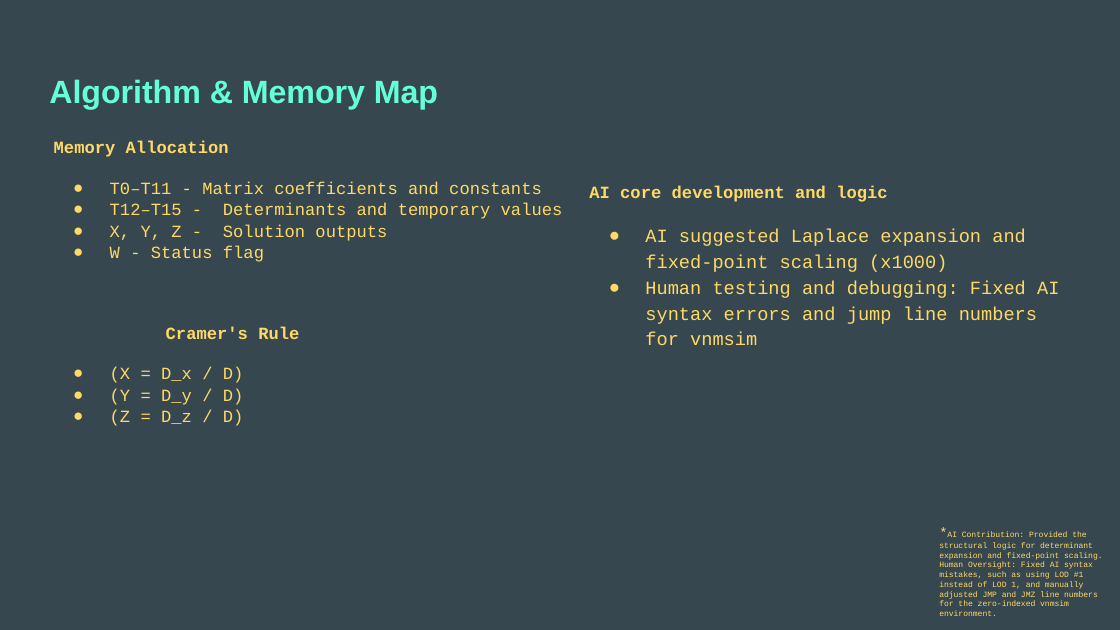
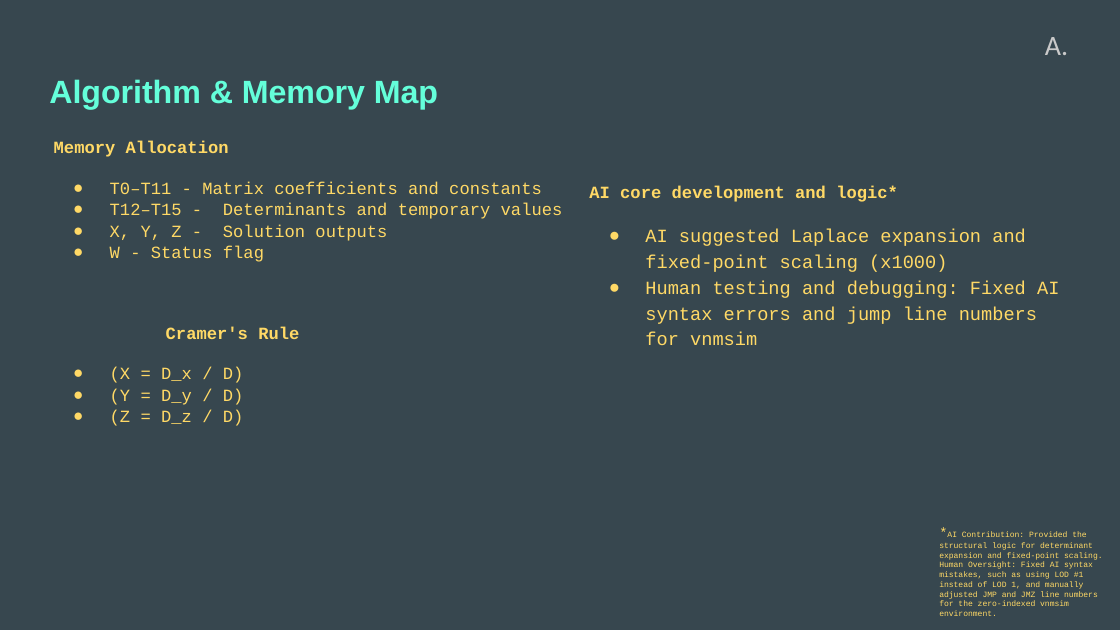
Before and after one commit to TTUlanov/CCSA-61931, a slide deck: slide 3 of TAS.pptx. Drawn at 1120x630 pixels with LibreOffice and Linux fonts; fonts in the diff are those of the drawing. Boxes give left, top, right and bottom in pixels: in the first picture for what was removed or moved away, otherwise in the second. Text is boxed around its words. In the diff, an @@ line names an element or a change of style, - is before the commit and + after.

```diff
--- a/TAS.pptx
+++ b/TAS.pptx
@@ text added at [1045, 37, 1068, 55], 18 pt, text #CACACA @@
+A.
@@ text at [589, 185, 898, 202]: text changed @@
-AI core development and logic
+AI core development and logic*
```
Also in this commit, not shown: 9 other slides changed.
